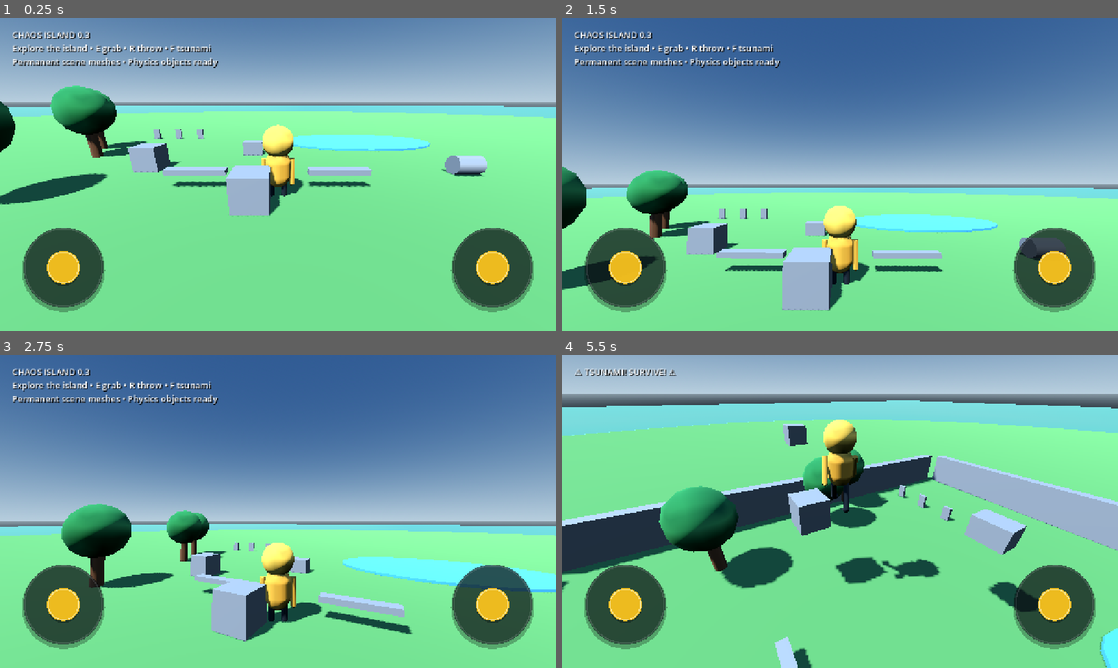
Above: before the commit, frames 1-4 (two rows, left to right).
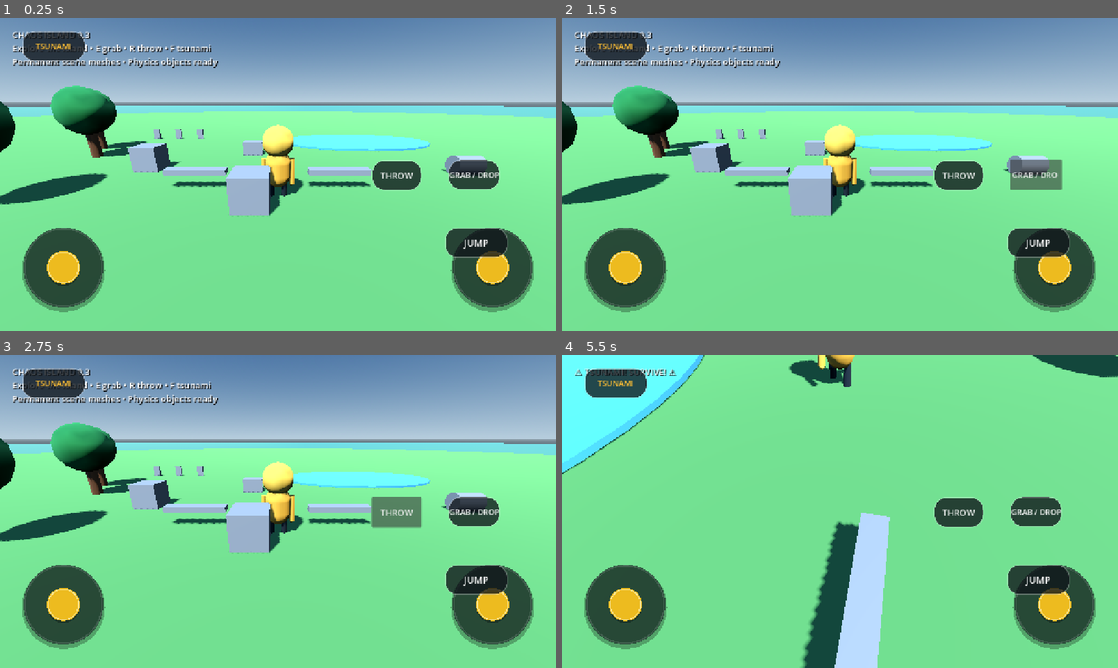
Above: after the commit, the same moments.

Repository: manojoffl-git/chaos-island-build
Game: Godot game, scene res://scenes/Main.tscn
Same seed, same stepped clock (60 frames per second), same inputs: the game is played once before the commit and once after it.
Inputs (mouse positions are in pixels of both pictures, inside the frame that each line leads up to):
- Up to frame 1 (0.25 s): no input
- Up to frame 2 (1.5 s): click (1040, 243) at 0.5 s, where only the run after the commit has a clickable "JUMP"; click (1034, 174) at 1.25 s, where only the run after the commit has a clickable "GRAB / DROP"
- Up to frame 3 (2.75 s): click (394, 511) at 2 s, where only the run after the commit has a clickable "THROW"
- Up to frame 4 (5.5 s): click (617, 383) at 2.75 s, where only the run after the commit has a clickable "TSUNAMI"; tap Enter at 3.5 s; move the mouse to (867, 511) at 3.52 s; hold W (move_forward) from 3.53 s (still down); tap E (grab) at 3.6 s; click (867, 511) at 3.67 s; tap Space (jump) at 3.77, 4.52 s; move the mouse to (812, 511) at 4.27 s; tap R (throw) at 4.35 s; move the mouse to (851, 505) at 5.02 s; tap F at 5.1 s

The runs differ from the first frame. In frame 1, 3.5% of the frame differs, in the area x 4-92%, y 4-77%; in frame 2, 67%, in the area x 0-100%, y 0-94%; in frame 3, 67%; in frame 4, 51%.

Commit message:
changes in mobile control

Diff:
--- a/project.godot
+++ b/project.godot
@@ -74,3 +74,4 @@
 
 renderer/rendering_method="gl_compatibility"
 renderer/rendering_method.mobile="gl_compatibility"
+textures/vram_compression/import_etc2_astc=true
--- a/scenes/MobileControls.tscn
+++ b/scenes/MobileControls.tscn
@@ -1,7 +1,7 @@
-[gd_scene load_steps=4 format=3]
+[gd_scene format=3 uid="uid://bs3rbp0yavbme"]
 
-[ext_resource type="Script" path="res://scripts/mobile_controls.gd" id="1"]
-[ext_resource type="Script" path="res://scripts/mobile_joystick.gd" id="2"]
+[ext_resource type="Script" uid="uid://bboy5rvmp6x0r" path="res://scripts/mobile_controls.gd" id="1"]
+[ext_resource type="Script" uid="uid://dwby32kguxedh" path="res://scripts/mobile_joystick.gd" id="2"]
 
 [sub_resource type="StyleBoxFlat" id="ButtonStyle"]
 bg_color = Color(0.06, 0.08, 0.1, 0.78)
@@ -15,23 +15,22 @@
 corner_radius_bottom_right = 28
 corner_radius_bottom_left = 28
 
-[node name="MobileControls" type="CanvasLayer"]
+[node name="MobileControls" type="CanvasLayer" unique_id=402808706]
 script = ExtResource("1")
 
-[node name="MoveJoystick" type="Control" parent="."]
-anchors_preset = 1
+[node name="MoveJoystick" type="Control" parent="." unique_id=566296917]
+layout_mode = 3
+anchors_preset = 2
 anchor_top = 1.0
-anchor_right = 0.0
 anchor_bottom = 1.0
 offset_left = 36.0
 offset_top = -256.0
 offset_right = 256.0
 offset_bottom = -36.0
 script = ExtResource("2")
-radius = 92.0
-knob_radius = 38.0
 
-[node name="LookJoystick" type="Control" parent="."]
+[node name="LookJoystick" type="Control" parent="." unique_id=1129597681]
+layout_mode = 3
 anchors_preset = 3
 anchor_left = 1.0
 anchor_top = 1.0
@@ -42,64 +41,78 @@
 offset_right = -36.0
 offset_bottom = -36.0
 script = ExtResource("2")
-radius = 92.0
-knob_radius = 38.0
 
-[node name="Actions" type="Control" parent="."]
+[node name="Actions" type="Control" parent="." unique_id=94950940]
 layout_mode = 3
 anchors_preset = 0
 
-[node name="Jump" type="Button" parent="Actions"]
+[node name="Jump" type="Button" parent="Actions" unique_id=500596857]
+layout_mode = 1
+anchors_preset = 3
 anchor_left = 1.0
 anchor_top = 1.0
 anchor_right = 1.0
 anchor_bottom = 1.0
-offset_left = -175.0
-offset_top = -370.0
-offset_right = -30.0
-offset_bottom = -300.0
+offset_left = 1024.0
+offset_top = 482.0
+offset_right = 1169.0
+offset_bottom = 552.0
+grow_horizontal = 0
+grow_vertical = 0
 theme_override_colors/font_color = Color(1, 1, 1, 1)
 theme_override_font_sizes/font_size = 22
 theme_override_styles/normal = SubResource("ButtonStyle")
 text = "JUMP"
 
-[node name="Grab" type="Button" parent="Actions"]
+[node name="Grab" type="Button" parent="Actions" unique_id=2145573433]
+layout_mode = 1
+anchors_preset = 3
 anchor_left = 1.0
 anchor_top = 1.0
 anchor_right = 1.0
 anchor_bottom = 1.0
-offset_left = -380.0
-offset_top = -205.0
-offset_right = -265.0
-offset_bottom = -135.0
+offset_left = 1032.0
+offset_top = 326.0
+offset_right = 1151.0
+offset_bottom = 396.0
+grow_horizontal = 0
+grow_vertical = 0
 theme_override_colors/font_color = Color(1, 1, 1, 1)
 theme_override_font_sizes/font_size = 18
 theme_override_styles/normal = SubResource("ButtonStyle")
 text = "GRAB / DROP"
 
-[node name="Throw" type="Button" parent="Actions"]
+[node name="Throw" type="Button" parent="Actions" unique_id=891415757]
+layout_mode = 1
+anchors_preset = 3
 anchor_left = 1.0
 anchor_top = 1.0
 anchor_right = 1.0
 anchor_bottom = 1.0
-offset_left = -380.0
-offset_top = -120.0
-offset_right = -265.0
-offset_bottom = -50.0
+offset_left = 856.0
+offset_top = 327.0
+offset_right = 971.0
+offset_bottom = 397.0
+grow_horizontal = 0
+grow_vertical = 0
 theme_override_colors/font_color = Color(1, 1, 1, 1)
 theme_override_font_sizes/font_size = 20
 theme_override_styles/normal = SubResource("ButtonStyle")
 text = "THROW"
 
-[node name="Disaster" type="Button" parent="Actions"]
+[node name="Disaster" type="Button" parent="Actions" unique_id=1336202856]
+layout_mode = 1
+anchors_preset = 3
 anchor_left = 1.0
 anchor_top = 1.0
 anchor_right = 1.0
 anchor_bottom = 1.0
-offset_left = -175.0
-offset_top = -455.0
-offset_right = -30.0
-offset_bottom = -385.0
+offset_left = 51.0
+offset_top = 30.0
+offset_right = 196.0
+offset_bottom = 100.0
+grow_horizontal = 0
+grow_vertical = 0
 theme_override_colors/font_color = Color(1, 0.75, 0.2, 1)
 theme_override_font_sizes/font_size = 18
 theme_override_styles/normal = SubResource("ButtonStyle")
Not shown, added: export_presets.cfg
Not shown, added: scripts/island_generator.gd.uid
Not shown, added: scripts/mobile_controls.gd.uid
Not shown, added: scripts/mobile_joystick.gd.uid
Not shown, added: apk/Chaos Island Prototype.apk
Not shown, added: apk/Chaos Island Prototype.apk.idsig
